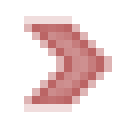
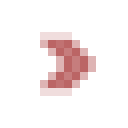
Before/after of a 128px x 128px layered artwork. What changed in the layer stack:
painted on "arrow" over [24, 16, 112, 112]
